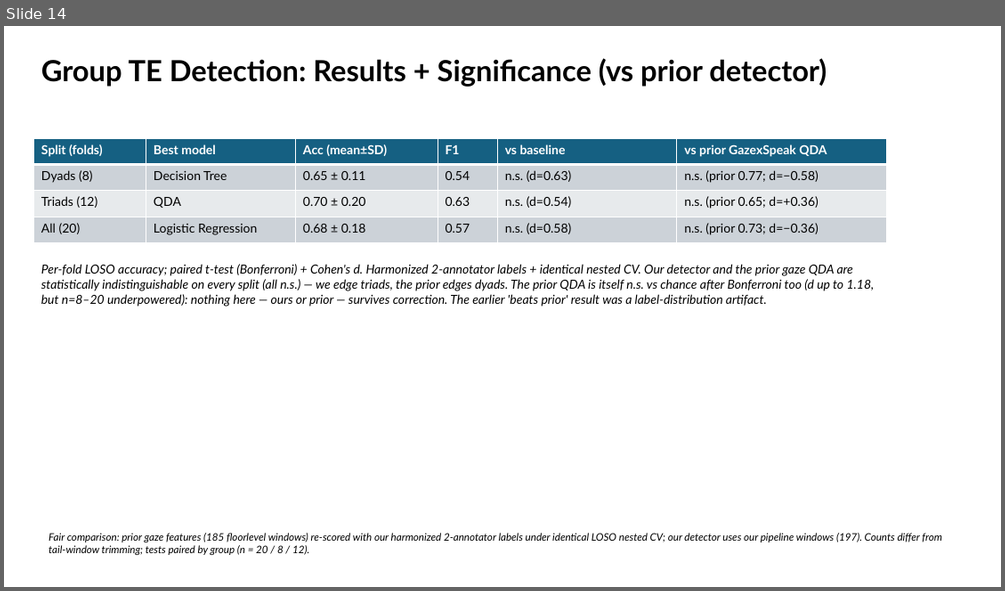
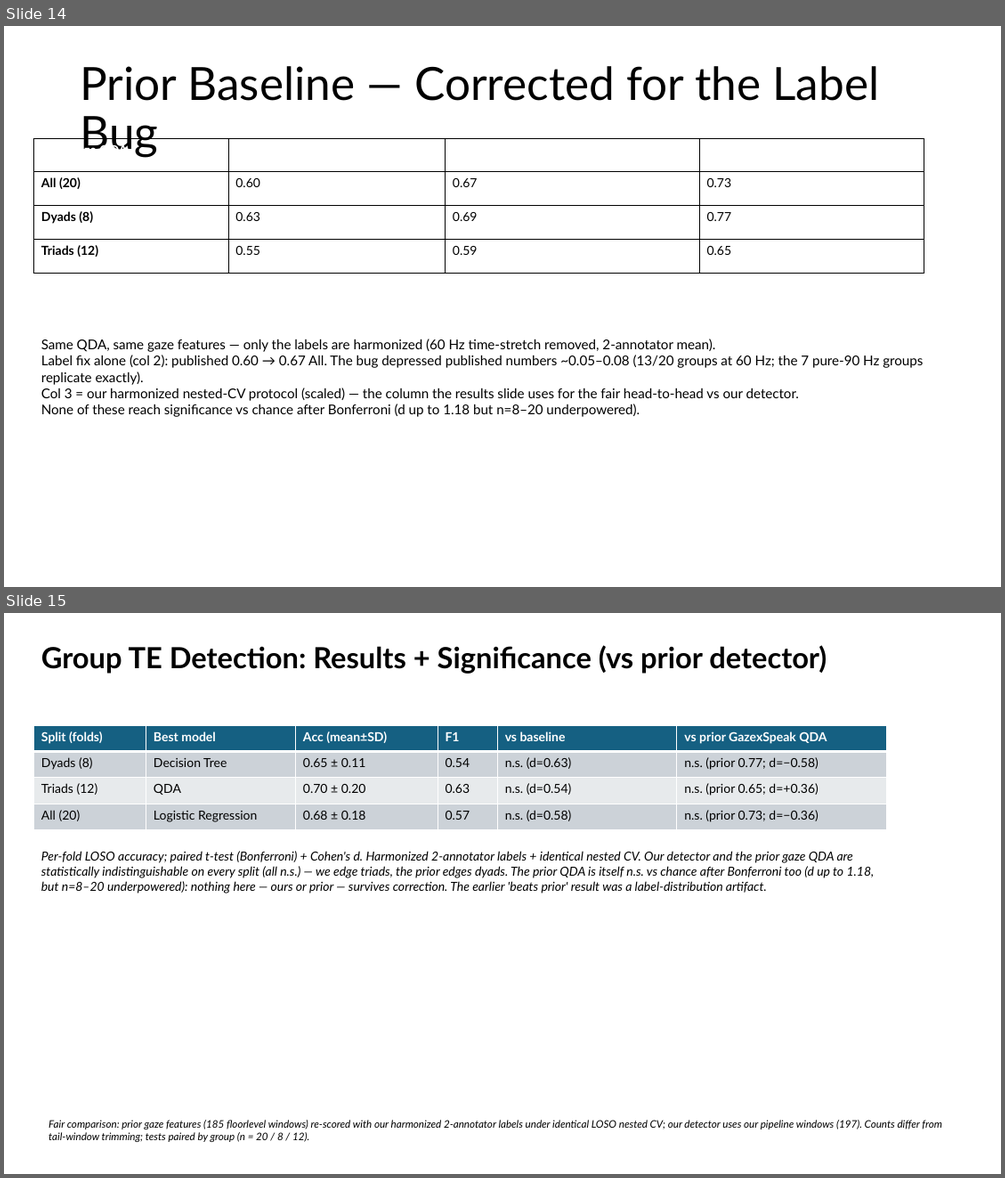
Before and after one commit to carlotes247/vilearn_ml, a slide deck: discover/2026_March_ViLearn_Planning.pptx. Shown one above the other, each under a label of ours: slide 14 before the commit, slides 14 and 15 after it. The pictures are 1005x591 and 1005x1178 pixels, drawn with LibreOffice and Linux fonts; fonts in the diff are those of the drawing. Boxes give left, top, right and bottom in pixels: in the first picture for what was removed or moved away, otherwise in the second. Text is boxed around its words. In the diff, an @@ line names an element or a change of style, - is before the commit and + after.

```diff
--- a/discover/2026_March_ViLearn_Planning.pptx
+++ b/discover/2026_March_ViLearn_Planning.pptx
@@ slide 14 added at bbox=[4, 26, 1001, 587], background #FFFFFF @@
@@ title added at bbox=[80, 66, 880, 158], 44 pt, text #000000 @@
+Prior Baseline — Corrected for the Label Bug
@@ table added at bbox=[34, 138, 923, 404], 4 rows, 4 columns @@
+Prior gaze QDA | Published (slides 2–3) | Label-fixed (same protocol) | Our nested CV (results)
+All (20) | 0.60 | 0.67 | 0.73
+Dyads (8) | 0.63 | 0.69 | 0.77
+Triads (12) | 0.55 | 0.59 | 0.65
@@ text added at bbox=[41, 338, 922, 417], 13 pt, text #000000 @@
+Same QDA, same gaze features — only the labels are harmonized (60 Hz time-stretch removed, 2-annotator mean).
+Label fix alone (col 2): published 0.60 → 0.67 All. The bug depressed published numbers ~0.05–0.08 (13/20 groups at 60 Hz; the 7 pure-90 Hz groups replicate exactly).
+Col 3 = our harmonized nested-CV protocol (scaled) — the column the results slide uses for the fair head-to-head vs our detector.
+None of these reach significance vs chance after Bonferroni (d up to 1.18 but n=8–20 underpowered).
@@ what was slide 14 is now slide 15 @@
```
Also in this commit, not shown: 1 other file.
